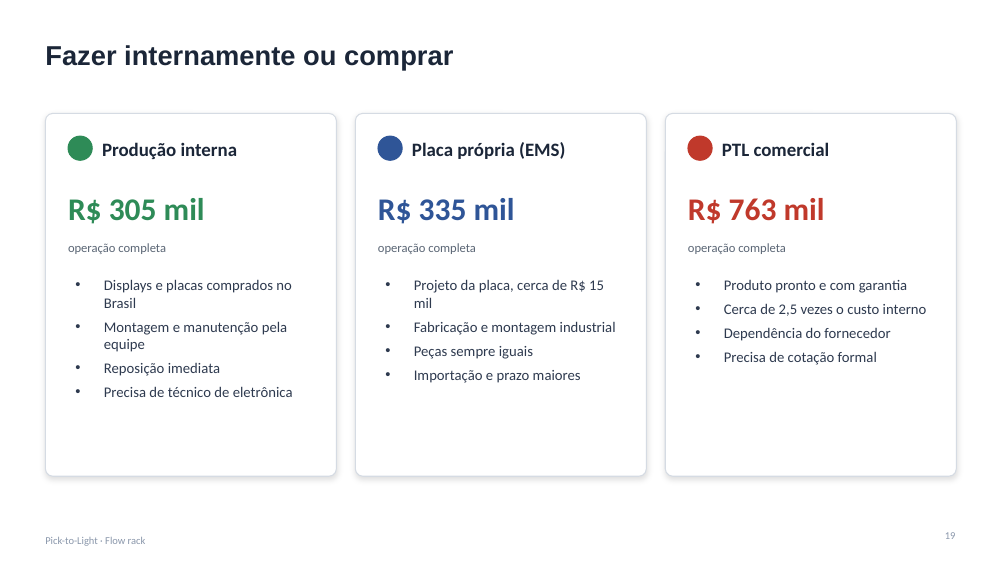
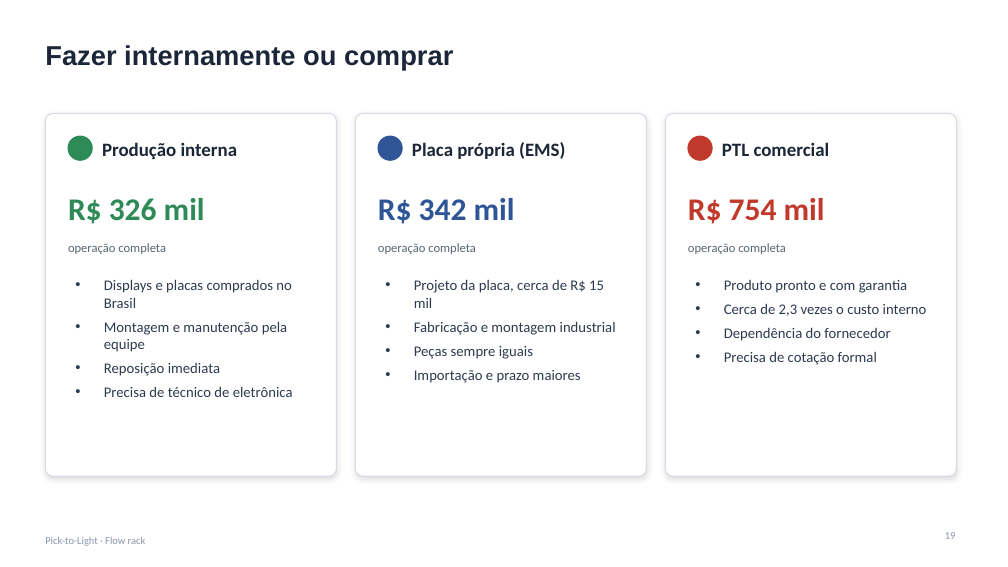
Before and after one commit to jivo88/picking_to_light, a slide deck: slide 19 of projeto/entregaveis/Apresentacao_PTL.pptx. Drawn at 1008x567 pixels with LibreOffice and Linux fonts; fonts in the diff are those of the drawing. Boxes give left, top, right and bottom in pixels: in the first picture for what was removed or moved away, otherwise in the second. Text is boxed around its words. In the diff, an @@ line names an element or a change of style, - is before the commit and + after.

```diff
--- a/projeto/entregaveis/Apresentacao_PTL.pptx
+++ b/projeto/entregaveis/Apresentacao_PTL.pptx
@@ text at (68, 198, 205, 224): text changed @@
-R$ 305 mil
+R$ 326 mil
@@ text at (378, 198, 515, 224): text changed @@
-R$ 335 mil
+R$ 342 mil
@@ text at (688, 198, 825, 224): text changed @@
-R$ 763 mil
+R$ 754 mil
@@ text at (724, 303, 927, 316): text changed @@
-• Cerca de 2,5 vezes o custo interno
+• Cerca de 2,3 vezes o custo interno
```
Also in this commit, not shown: 6 other slides changed, 12 other files.
